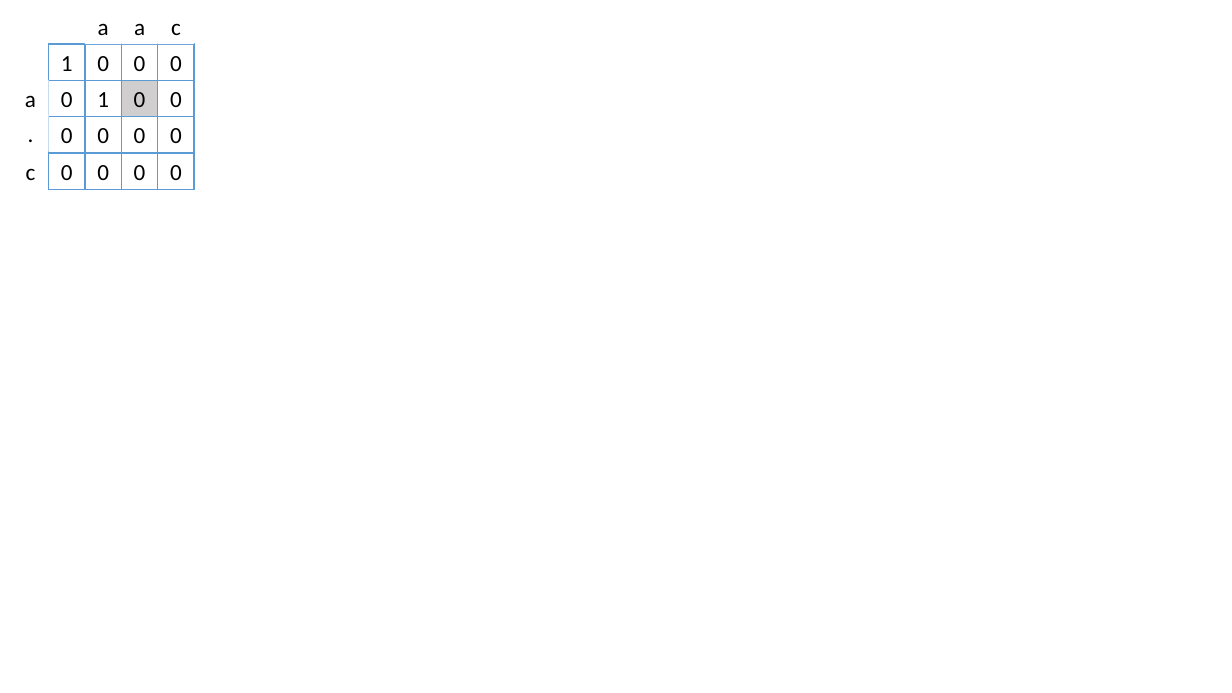
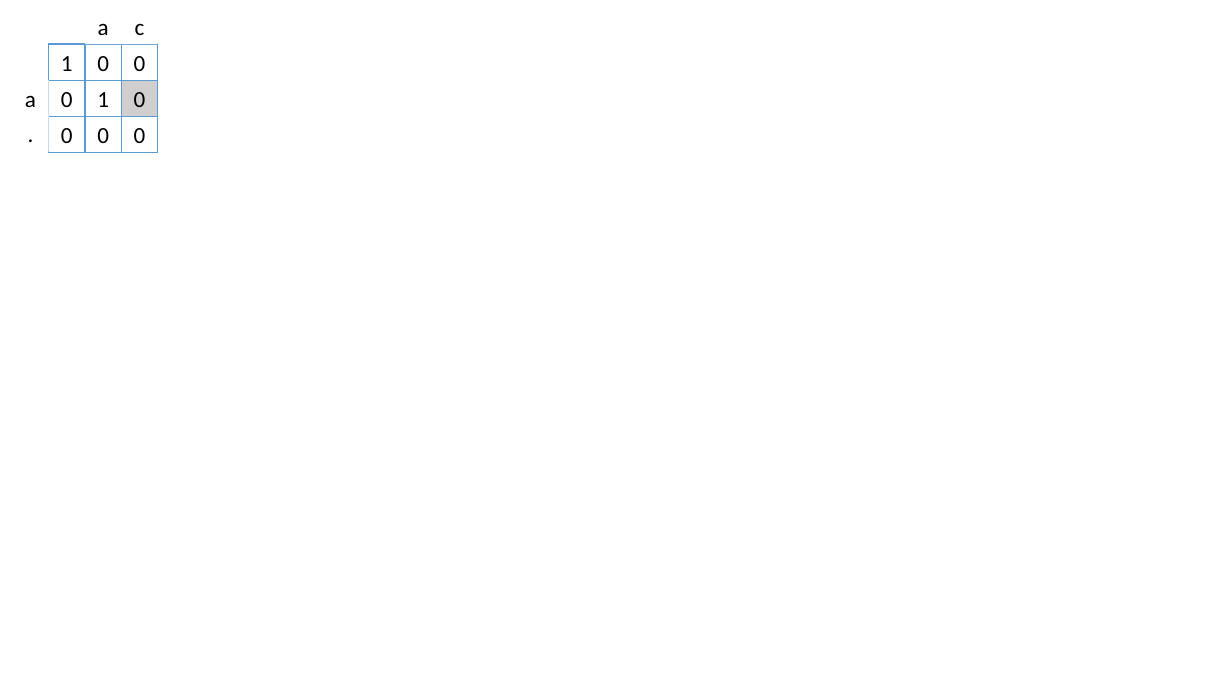
Before and after one commit to heray1990/LeetCodeInC, a slide deck: slide 6 of Resources/010_RegularExpressionMatching_DynamicProgramming.pptx. Drawn at 1232x693 pixels with LibreOffice and Linux fonts; fonts in the diff are those of the drawing. Boxes give left, top, right and bottom in pixels: in the first picture for what was removed or moved away, otherwise in the second. Text is boxed around its words. In the diff, an @@ line names an element or a change of style, - is before the commit and + after.

```diff
--- a/Resources/010_RegularExpressionMatching_DynamicProgramming.pptx
+++ b/Resources/010_RegularExpressionMatching_DynamicProgramming.pptx
@@ text "c": place and size @@
-text "c" at (171, 23, 181, 35)
+text "c" at (135, 23, 145, 35)
@@ text removed at (134, 23, 145, 35) @@
-a
@@ rectangle removed at (158, 44, 194, 80) @@
-0
@@ rectangle removed at (158, 80, 194, 116) @@
-0
@@ rectangle removed at (158, 116, 194, 152) @@
-0
@@ text removed at (26, 168, 36, 180) @@
-c
@@ rectangle removed at (49, 153, 85, 189) @@
-0
@@ rectangle removed at (85, 153, 121, 189) @@
-0
@@ rectangle removed at (121, 153, 157, 189) @@
-0
@@ rectangle removed at (158, 153, 194, 189) @@
-0
```
Also in this commit, not shown: 4 other slides changed, 5 slides added, 2 other files.
